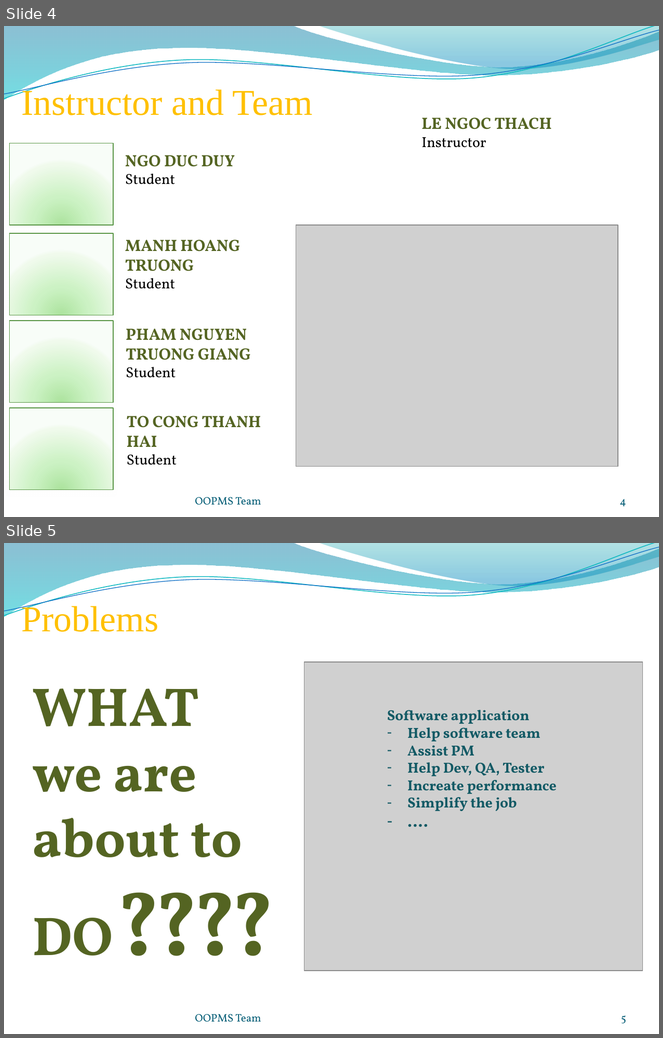
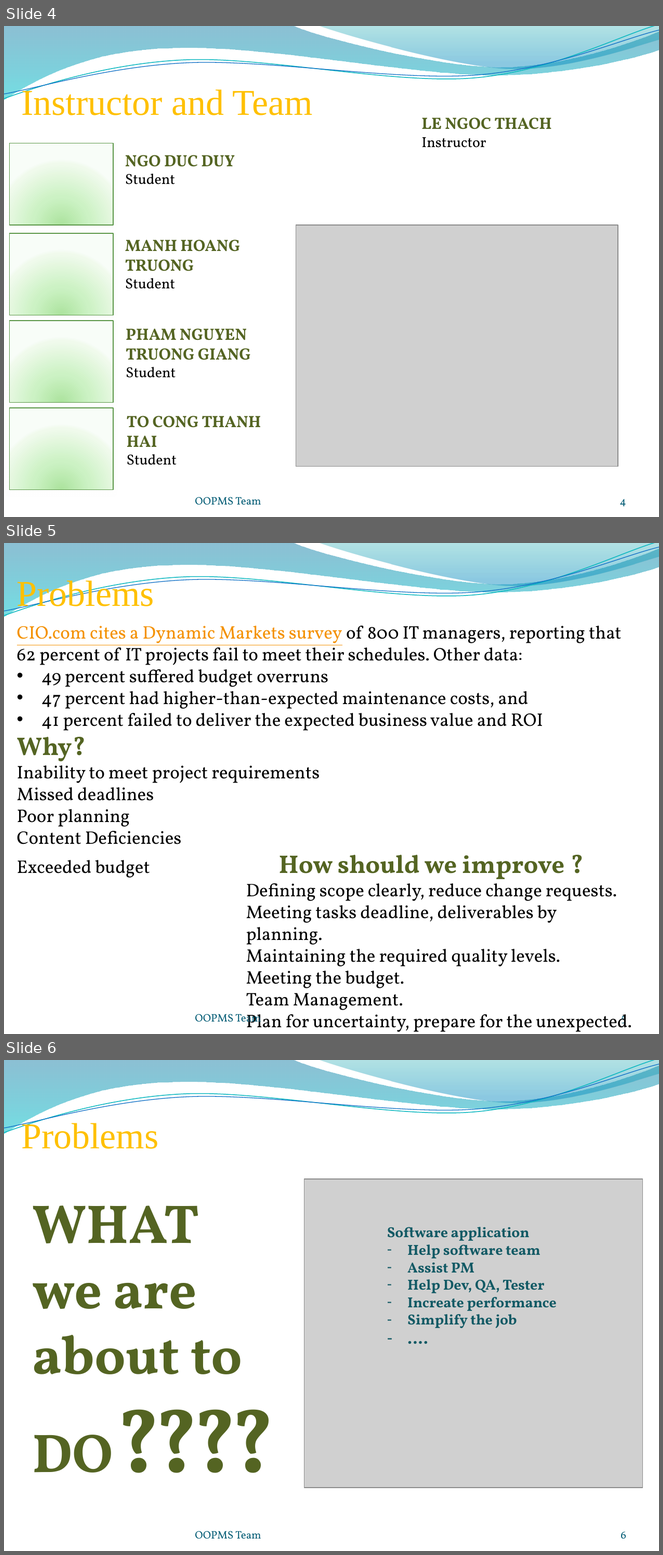
Before and after one commit to gofpattern/oopms, a slide deck: Document/Report/Presentation/OOPMS_Presentation_v1.0.pptx. Shown one above the other, each under a label of ours: slides 4 and 5 before the commit, slides 4, 5 and 6 after it. The pictures are 663x1038 and 663x1555 pixels, drawn with LibreOffice and Linux fonts; fonts in the diff are those of the drawing; grey boxes stand for pictures; background and template pictures are left out. Boxes give left, top, right and bottom in pixels: in the first picture for what was removed or moved away, otherwise in the second. Text is boxed around its words. In the diff, an @@ line names an element or a change of style, - is before the commit and + after.

```diff
--- a/Document/Report/Presentation/OOPMS_Presentation_v1.0.pptx
+++ b/Document/Report/Presentation/OOPMS_Presentation_v1.0.pptx
@@ slide 5 added at (4, 543, 659, 1034), background picture (left out); not listed: 4 template elements that a slide beside it also shows @@
@@ text added at (17, 578, 154, 612), 40 pt, text #FFC000 @@
+Problems
@@ text added at (17, 626, 621, 1010), 20 pt, text #000000 @@
+CIO.com cites a Dynamic Markets survey of 800 IT managers, reporting that 62 percent of IT projects fail to meet their schedules. Other data:
+• 49 percent suffered budget overruns
+• 47 percent had higher-than-expected maintenance costs, and
+• 41 percent failed to deliver the expected business value and ROI
+Why?
+Inability to meet project requirements
+Missed deadlines
+Poor planning
+Content Deficiencies
+Exceeded budget How should we improve ?
+              Defining scope clearly, reduce change requests.
+              Meeting tasks deadline, deliverables by planning.
+              Maintaining the required quality levels.
+              Meeting the budget.
+              Team Management.
+              Plan for uncertainty, prepare for the unexpected.
@@ text added at (195, 1014, 261, 1028), 12 pt, text #045D75 @@
+OOPMS Team
@@ page number added at (621, 1012, 626, 1028), 12 pt, text #045D75 @@
+5
@@ what was slide 5 is now slide 6 @@
@@ page number at (621, 1532, 626, 1539): text changed @@
-5
+6
```
Also in this commit, not shown: 9 slides changed, 1 other slide added, 3 slides removed, 1 other file.
